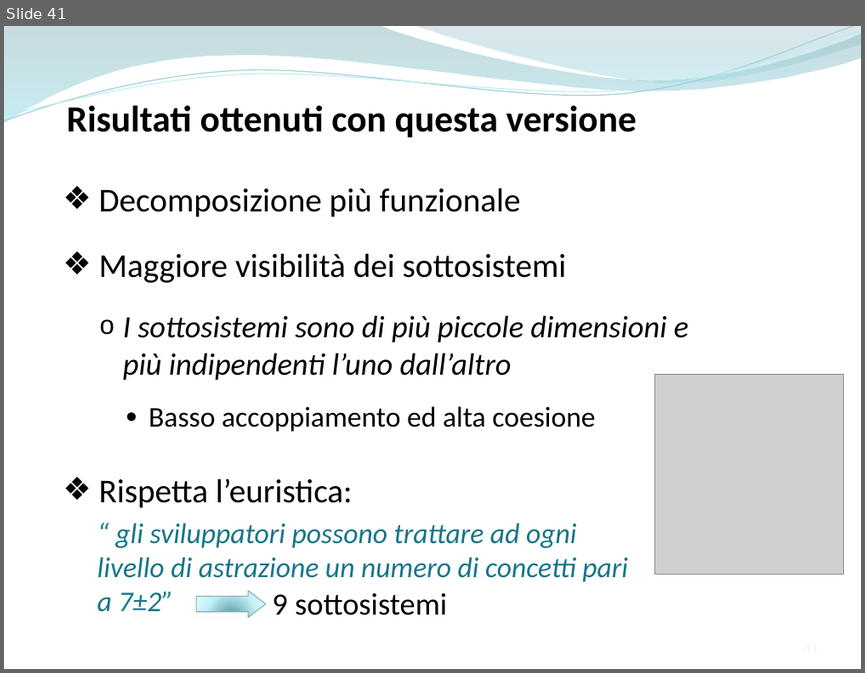
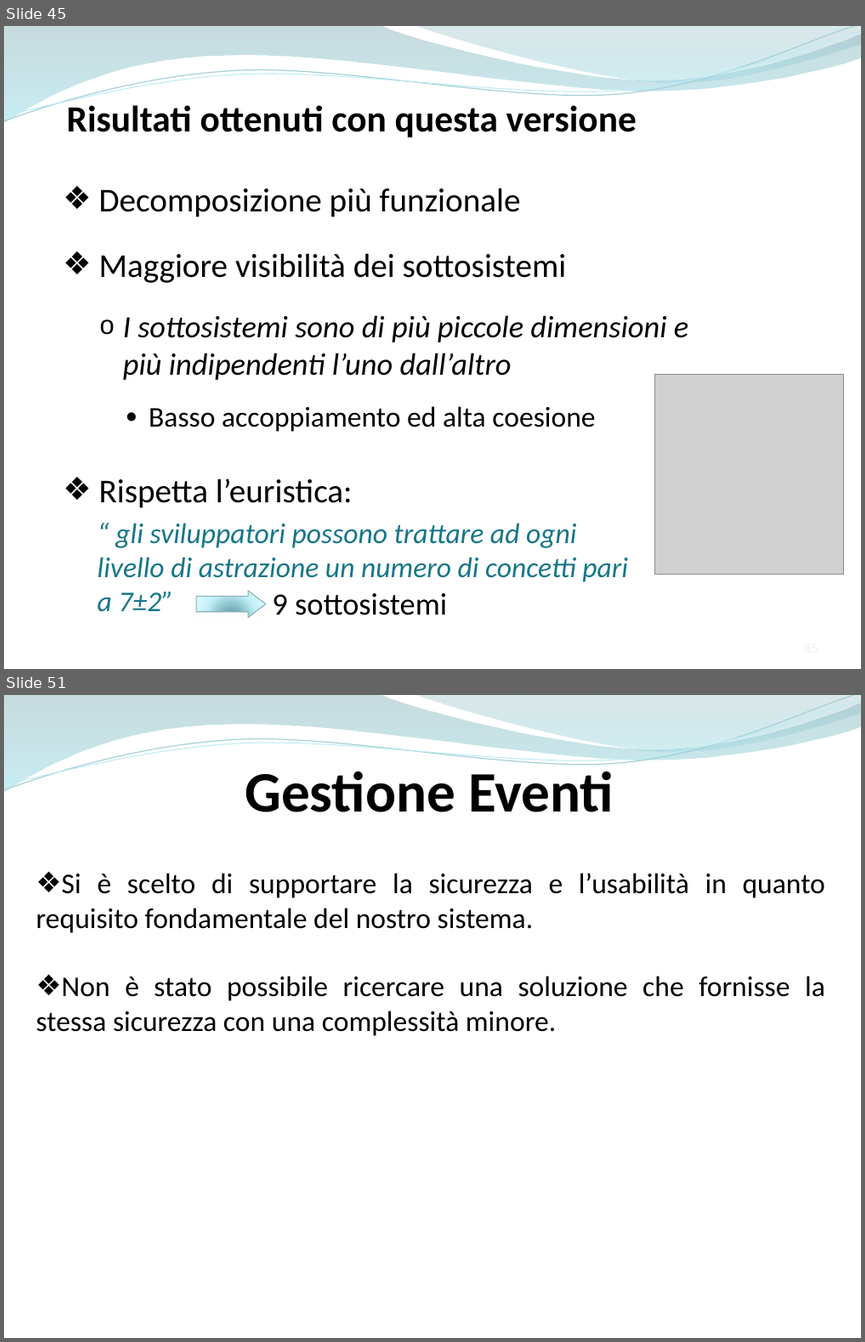
Before and after one commit to ammirate/at-silo, a slide deck: Presentazione/Atsilo2/Atsilo_M_PresentazioneFinale.pptx. Shown one above the other, each under a label of ours: slide 41 before the commit, slides 45 and 51 after it; the slides between them are not shown. The pictures are 865x673 and 865x1342 pixels, drawn with LibreOffice and Linux fonts; fonts in the diff are those of the drawing; grey boxes stand for pictures. Boxes give left, top, right and bottom in pixels: in the first picture for what was removed or moved away, otherwise in the second. Text is boxed around its words. In the diff, an @@ line names an element or a change of style, - is before the commit and + after.

```diff
--- a/Presentazione/Atsilo2/Atsilo_M_PresentazioneFinale.pptx
+++ b/Presentazione/Atsilo2/Atsilo_M_PresentazioneFinale.pptx
@@ slide 51 added at box(4, 695, 861, 1338), background #FFFFFF; not listed: 4 template elements that a slide beside it also shows @@
@@ text added at box(245, 771, 613, 812), 48 pt, text #000000, bold @@
+Gestione Eventi
@@ text added at box(36, 873, 825, 1036), 24 pt, text #000000 @@
+❖ Si è scelto di supportare la sicurezza e l’usabilità in quanto requisito fondamentale del nostro sistema.
+❖ Non è stato possibile ricercare una soluzione che fornisse la stessa sicurezza con una complessità minore.
@@ what was slide 41 is now slide 45 @@
```
Also in this commit, not shown: 4 slides changed, 10 other slides added.
